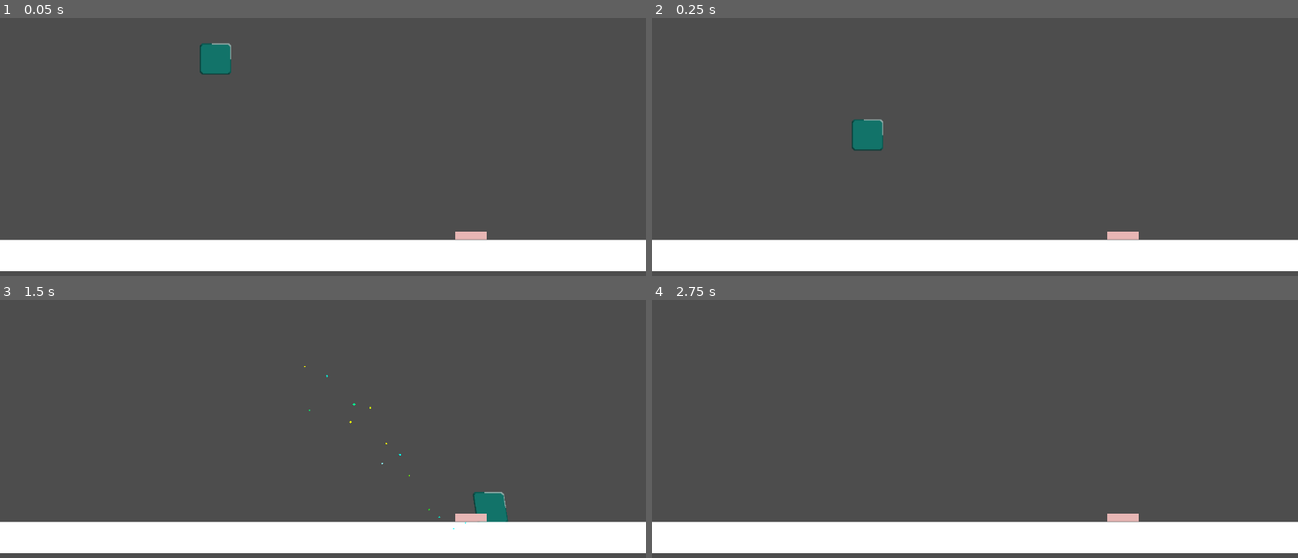
Above: before the commit, frames 1-4 (two rows, left to right).
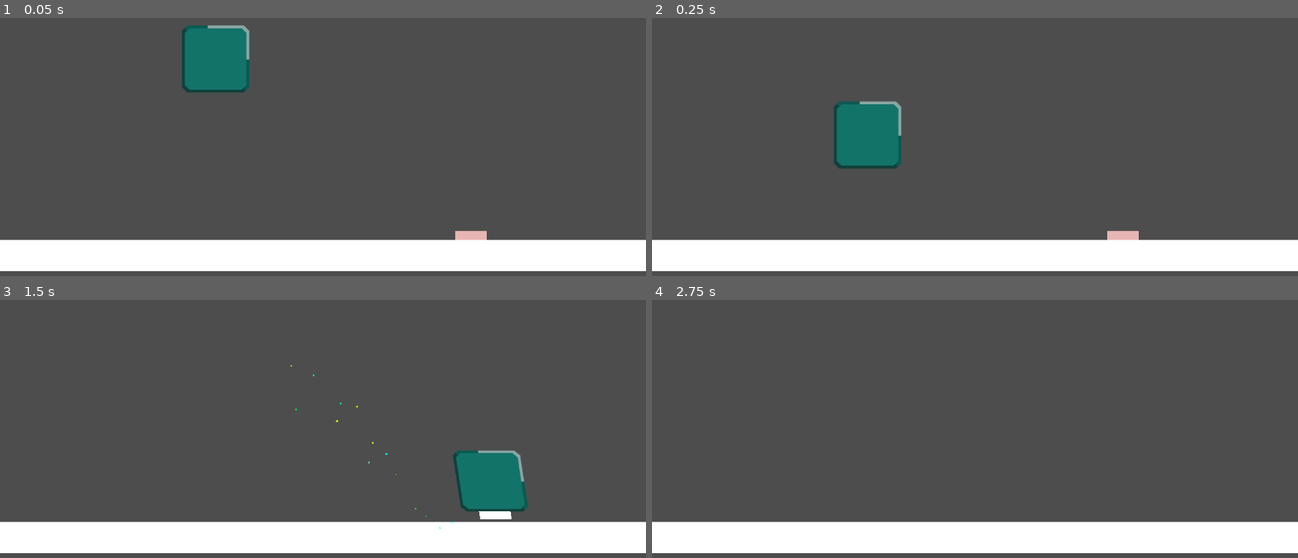
Above: after the commit, the same moments.

Repository: JustinMcKague/grind-set
Game: Godot game, scene res://PackedScenes/testing.tscn
Two runs of this game, one before a commit and one after it. Both use one fixed random seed, a clock stepped at 60 frames per second and the inputs below.
Inputs:
- Up to frame 1 (0.05 s): no input
- Up to frame 2 (0.25 s): no input
- Up to frame 3 (1.5 s): hold D (right) from 0.53 s (still down); tap E (combine) at 0.6, 1.35 s; tap Space (jump) at 0.77 s
- Up to frame 4 (2.75 s): tap Space (jump) at 1.52 s; release D (right) at 2.03 s; hold A (left) from 2.03 s (still down); tap E (combine) at 2.1 s

The runs differ from the first frame. In frame 1, 2.2% of the frame differs, in the area x 28-76%, y 2-87%; in frame 2, 2.2%; in frame 3, 2.5%, in the area x 44-82%, y 25-90%; in frame 4, 0.2%.

Commit message:
Updated grind-down mechanic and combine mechanic
still WIP

Diff:
--- a/grind-set/PackedScenes/grind-down.gd
+++ /dev/null
@@ -1,24 +0,0 @@
-extends Sprite2D
-
-signal player_dead
-
-var is_player_dead = false
-
-@onready var mask = $"."
-@onready var sprite = $"Rock Base"
-@onready var collider = $"../CollisionShape2D"
-
-func grind_edge(surface_direction: Vector2, decay_rate: float) -> void:
-	if is_player_dead == false:
-		mask.scale -= surface_direction * decay_rate
-		sprite.scale += surface_direction * decay_rate
-		collider.scale -= surface_direction * decay_rate
-		mask.position -= surface_direction * (decay_rate * 2)
-		sprite.position += surface_direction * (decay_rate * 100)
-
-		if mask.scale.x <= 0 or mask.scale.y <= 0:
-			player_dead.emit()
-			is_player_dead = true
-
-func _on_character_body_2d_grind(direction: Variant, decay: Variant) -> void:
-	grind_edge(direction, decay)
--- a/grind-set/PackedScenes/player.gd
+++ b/grind-set/PackedScenes/player.gd
@@ -8,16 +8,32 @@
 
 const gravity = 125
 
-@onready var sprite = $Mask
+@export var initial_height: float
+@export var decay_rate: float
+@export var min_height: float = 0.1
+
+var current_height: float
+var current_slabs: Array = []
+var is_sliding = false
+var initial_coll_height: float
+
+@onready var collision = $CollisionShape2D
+@onready var sprite = $"Rock Base"
+@onready var slab_parent = $"Rock Base/SlabParent"
 
 @export var right_particles: GPUParticles2D
 @export var left_particles: GPUParticles2D
+
+var slab_prefab = preload("res://PackedScenes/slab.tscn")
 
 var initial_scale: Vector2
 
 var on_slab = false
 
-signal grind(direction, decay)
+func _ready() -> void:
+	current_height = initial_height
+	initial_coll_height = collision.shape.size.y
+	update_player_height()
 
 func _physics_process(delta: float) -> void:
 	var input_dir: Vector2 = movement()
@@ -25,28 +41,96 @@
 	if input_dir != Vector2.ZERO:
 		acceleration(input_dir)
 		if is_on_floor():
-			grind.emit(Vector2.DOWN, 0.001)
-			if input_dir.x > 0:
-				left_particles.emitting = true
-				right_particles.emitting = false
-			else:
-				left_particles.emitting = false
-				right_particles.emitting = true
+			manage_particles(input_dir)
 		var tween = sprite.create_tween()
 		tween.tween_property(sprite, "skew", -0.15 * input_dir.x, 0.15)
-
+		is_sliding = true
 	else:
 		add_friction()
 		var tween = sprite.create_tween()
 		tween.tween_property(sprite, "skew", 0, 0.07)
+		is_sliding = false
 	move_and_slide()
 	jump()
+	grind(delta)
+	update_player_height()
+	if velocity.x == 0:
+		right_particles.emitting = false
+		left_particles.emitting = false
 	if on_slab == true and Input.is_action_just_pressed("combine"):
 		# combine logic here
 		print("combined with slab")
-	if velocity.x == 0:
+
+func grind(delta):
+	if is_sliding:
+		var total_stone = current_height
+		for slab in current_slabs:
+			total_stone += slab.height
+
+		var amount_to_grind = decay_rate * delta
+
+		for slab in current_slabs:
+			if amount_to_grind <= 0:
+				break
+			if slab.height > amount_to_grind:
+				slab.height -= amount_to_grind
+				amount_to_grind = 0
+			else:
+				amount_to_grind -= slab.height
+				slab.height = 0
+		current_slabs = current_slabs.filter(func(slab): return slab.height > 0)
+
+		if amount_to_grind > 0:
+			current_height = max(min_height, current_height - amount_to_grind)
+
+		if current_height <= min_height and current_slabs.is_empty():
+			game_over()
+
+func manage_particles(input_dir):
+	if input_dir.x > 0:
+		left_particles.emitting = true
 		right_particles.emitting = false
+	else:
 		left_particles.emitting = false
+		right_particles.emitting = true
+	if not is_on_floor():
+		left_particles.emitting = false
+		right_particles.emitting = false
+
+func update_player_height():
+	for child in slab_parent.get_children():
+		child.queue_free()
+
+	sprite.global_scale.y = current_height / initial_height
+
+	# attach new slab sprites to bottom of player
+	var current_offset = current_height
+
+	for i in range(current_slabs.size() -1, -1, -1):
+		var slab = current_slabs[i]
+		var slab_sprite = Sprite2D.new()
+		slab_sprite.texture = slab.texture
+		slab_sprite.scale.y = slab.height / slab_sprite.texture.get_height()
+		slab_sprite.scale.x = sprite.global_scale.x
+		current_offset += slab.height
+		slab_sprite.position.y = current_offset
+		slab_parent.add_child(slab_sprite)
+
+
+	var total_height = current_height
+	for slab in current_slabs:
+		total_height += slab.height
+
+	var new_coll_height = initial_coll_height * (total_height / initial_height)
+	collision.shape.size.y = new_coll_height
+	var offset = (initial_coll_height - new_coll_height) / 2
+	collision.position.y = offset
+	$Detection/CollisionShape2D.shape.size.y = new_coll_height
+	$Detection/CollisionShape2D.position.y = offset
+	sprite.position.y = offset
+
+func combine_to_slab(slab_data):
+	current_slabs.append(slab_data)
 
 func movement() -> Vector2:
 	var input_dir = Vector2.ZERO
@@ -77,7 +161,12 @@
 func _on_area_2d_area_entered(area: Area2D) -> void:
 	if area.is_in_group("Slab"):
 		on_slab = true
+	if Input.is_action_just_pressed("combine"):
+		area.get_tree().queue_free()
 
 func _on_area_2d_area_exited(area: Area2D) -> void:
 	if area.is_in_group("Slab"):
 		on_slab = false
+
+func game_over():
+	print("You lose.")
--- a/grind-set/PackedScenes/player.tscn
+++ b/grind-set/PackedScenes/player.tscn
@@ -1,17 +1,15 @@
-[gd_scene load_steps=10 format=3 uid="uid://hmq8d0c2bdn5"]
+[gd_scene load_steps=8 format=3 uid="uid://hmq8d0c2bdn5"]
 
 [ext_resource type="Script" uid="uid://xn556le67n2x" path="res://PackedScenes/player.gd" id="1_2h0jo"]
 [ext_resource type="Texture2D" uid="uid://cubfxgj5akppb" path="res://Sprites/rock base.png" id="1_wv77m"]
-[ext_resource type="Texture2D" uid="uid://b5eolbqtebo6h" path="res://Sprites/white box.png" id="2_c75oi"]
-[ext_resource type="Script" uid="uid://ceo5fu6eeyqoq" path="res://PackedScenes/grind-down.gd" id="3_1cg3b"]
 
 [sub_resource type="RectangleShape2D" id="RectangleShape2D_2h0jo"]
-size = Vector2(56, 56)
+size = Vector2(120, 122)
+
+[sub_resource type="RectangleShape2D" id="RectangleShape2D_1cg3b"]
+size = Vector2(120, 121)
 
 [sub_resource type="SpriteFrames" id="SpriteFrames_c75oi"]
-
-[sub_resource type="RectangleShape2D" id="RectangleShape2D_1cg3b"]
-size = Vector2(56, 56)
 
 [sub_resource type="ParticleProcessMaterial" id="ParticleProcessMaterial_1cg3b"]
 lifetime_randomness = 0.11
@@ -44,46 +42,45 @@
 
 [node name="CharacterBody2D" type="CharacterBody2D" parent="." node_paths=PackedStringArray("right_particles", "left_particles")]
 script = ExtResource("1_2h0jo")
+initial_height = 56.0
+decay_rate = 5.0
 right_particles = NodePath("Right Particles")
 left_particles = NodePath("Left Particles")
 
-[node name="Mask" type="Sprite2D" parent="CharacterBody2D"]
-clip_children = 1
-position = Vector2(-2.3841858e-07, -3.8146973e-06)
-texture = ExtResource("2_c75oi")
-script = ExtResource("3_1cg3b")
-
-[node name="Rock Base" type="Sprite2D" parent="CharacterBody2D/Mask"]
-position = Vector2(0.46666843, -3.6358833e-06)
-scale = Vector2(0.4741936, 0.46666667)
+[node name="Rock Base" type="Sprite2D" parent="CharacterBody2D"]
+position = Vector2(0.4666682, -7.4505806e-06)
 texture = ExtResource("1_wv77m")
 
+[node name="SlabParent" type="Node2D" parent="CharacterBody2D/Rock Base"]
+position = Vector2(-0.4666682, 7.4505806e-06)
+
 [node name="CollisionShape2D" type="CollisionShape2D" parent="CharacterBody2D"]
+position = Vector2(1, 0)
+shape = SubResource("RectangleShape2D_2h0jo")
+
+[node name="Detection" type="Area2D" parent="CharacterBody2D"]
+
+[node name="CollisionShape2D" type="CollisionShape2D" parent="CharacterBody2D/Detection"]
 visible = false
-shape = SubResource("RectangleShape2D_2h0jo")
+position = Vector2(1, -0.5)
+shape = SubResource("RectangleShape2D_1cg3b")
 
 [node name="Rock Face" type="AnimatedSprite2D" parent="CharacterBody2D"]
 sprite_frames = SubResource("SpriteFrames_c75oi")
 
-[node name="Area2D" type="Area2D" parent="CharacterBody2D"]
-
-[node name="CollisionShape2D" type="CollisionShape2D" parent="CharacterBody2D/Area2D"]
-shape = SubResource("RectangleShape2D_1cg3b")
-
 [node name="Right Particles" type="GPUParticles2D" parent="CharacterBody2D"]
-position = Vector2(24, 28)
+position = Vector2(48, 60)
 emitting = false
 amount = 15
 lifetime = 0.5
 process_material = SubResource("ParticleProcessMaterial_1cg3b")
 
 [node name="Left Particles" type="GPUParticles2D" parent="CharacterBody2D"]
-position = Vector2(-22, 28)
+position = Vector2(-46, 60)
 emitting = false
 amount = 15
 lifetime = 0.5
 process_material = SubResource("ParticleProcessMaterial_t6iw1")
 
-[connection signal="grind" from="CharacterBody2D" to="CharacterBody2D/Mask" method="_on_character_body_2d_grind"]
-[connection signal="area_entered" from="CharacterBody2D/Area2D" to="CharacterBody2D" method="_on_area_2d_area_entered"]
-[connection signal="area_exited" from="CharacterBody2D/Area2D" to="CharacterBody2D" method="_on_area_2d_area_exited"]
+[connection signal="area_entered" from="CharacterBody2D/Detection" to="CharacterBody2D" method="_on_area_2d_area_entered"]
+[connection signal="area_exited" from="CharacterBody2D/Detection" to="CharacterBody2D" method="_on_area_2d_area_exited"]
--- /dev/null
+++ b/grind-set/PackedScenes/slab.gd
@@ -0,0 +1,16 @@
+extends Area2D
+
+@export var slab_height: float
+@export var slab_tex: Texture2D
+
+@onready var sprite = $"../Sprite2D"
+
+func _ready() -> void:
+	sprite.texture = slab_tex
+	sprite.scale.y = slab_height / sprite.texture.get_height()
+
+func _on_body_entered(body: Node2D) -> void:
+	if body.has_method("combine_to_slab"):
+		var slab_data = SlabResource.new(slab_height, slab_tex)
+		body.combine_to_slab(slab_data)
+		$"..".queue_free()
--- a/grind-set/PackedScenes/slab.tscn
+++ b/grind-set/PackedScenes/slab.tscn
@@ -1,6 +1,7 @@
-[gd_scene load_steps=3 format=3 uid="uid://dmj761c26hjfb"]
+[gd_scene load_steps=4 format=3 uid="uid://dmj761c26hjfb"]
 
 [ext_resource type="Texture2D" uid="uid://b5eolbqtebo6h" path="res://Sprites/white box.png" id="1_ksh7d"]
+[ext_resource type="Script" uid="uid://cm5157u3cdq7c" path="res://PackedScenes/slab.gd" id="2_q3wnh"]
 
 [sub_resource type="RectangleShape2D" id="RectangleShape2D_q3wnh"]
 size = Vector2(56, 14)
@@ -13,6 +14,11 @@
 texture = ExtResource("1_ksh7d")
 
 [node name="Area2D" type="Area2D" parent="." groups=["Slab"]]
+script = ExtResource("2_q3wnh")
+slab_height = 16.0
+slab_tex = ExtResource("1_ksh7d")
 
 [node name="CollisionShape2D" type="CollisionShape2D" parent="Area2D"]
 shape = SubResource("RectangleShape2D_q3wnh")
+
+[connection signal="body_entered" from="Area2D" to="Area2D" method="_on_body_entered"]
--- /dev/null
+++ b/grind-set/PackedScenes/slab_resource.gd
@@ -0,0 +1,9 @@
+class_name SlabResource
+extends Resource
+
+@export var height: float = 16
+@export var texture: Texture2D
+
+func _init(initial_height: float = 16, slab_tex: Texture2D = null) -> void:
+	height = initial_height
+	texture = slab_tex
Not shown, removed: grind-set/PackedScenes/grind-down.gd.uid
Not shown, added: grind-set/PackedScenes/slab.gd.uid
Not shown, added: grind-set/PackedScenes/slab_resource.gd.uid
